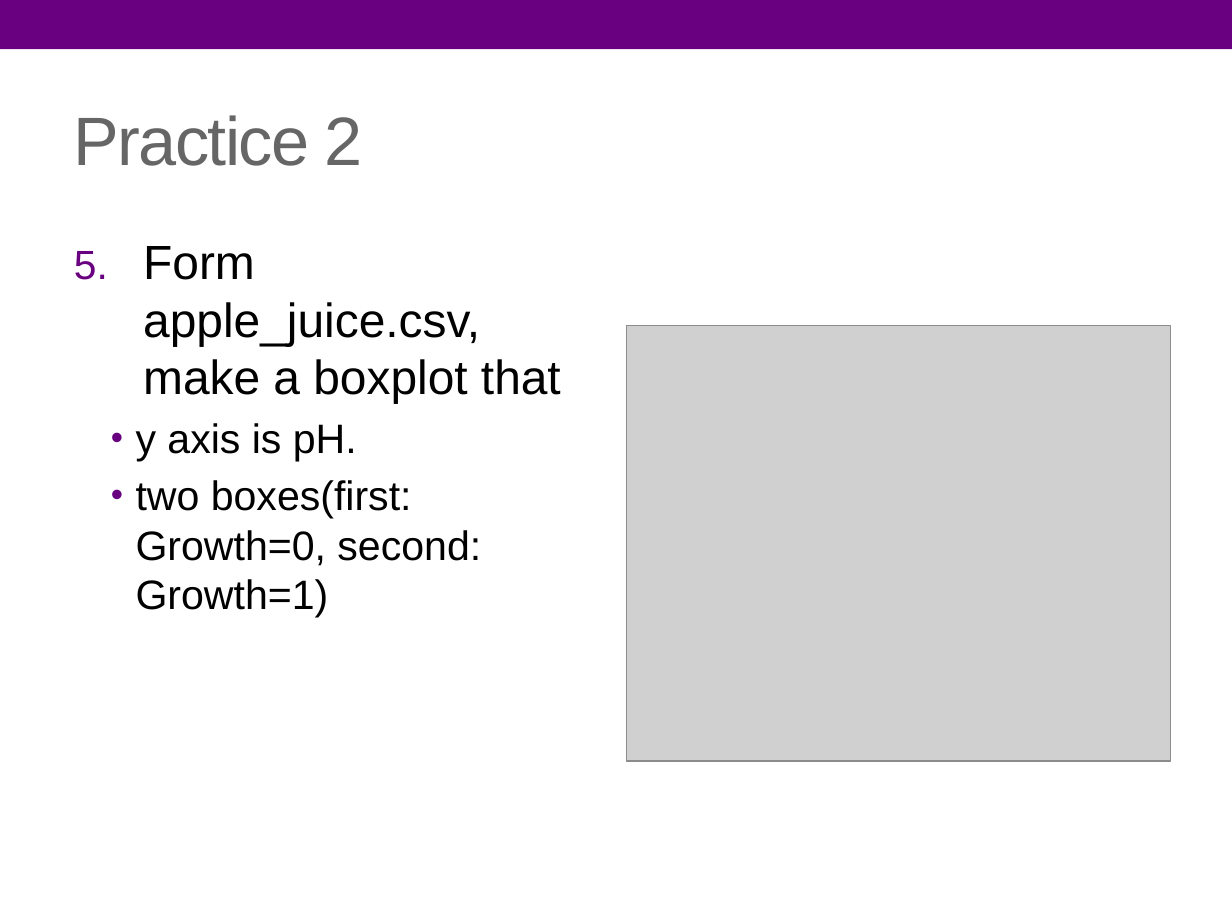
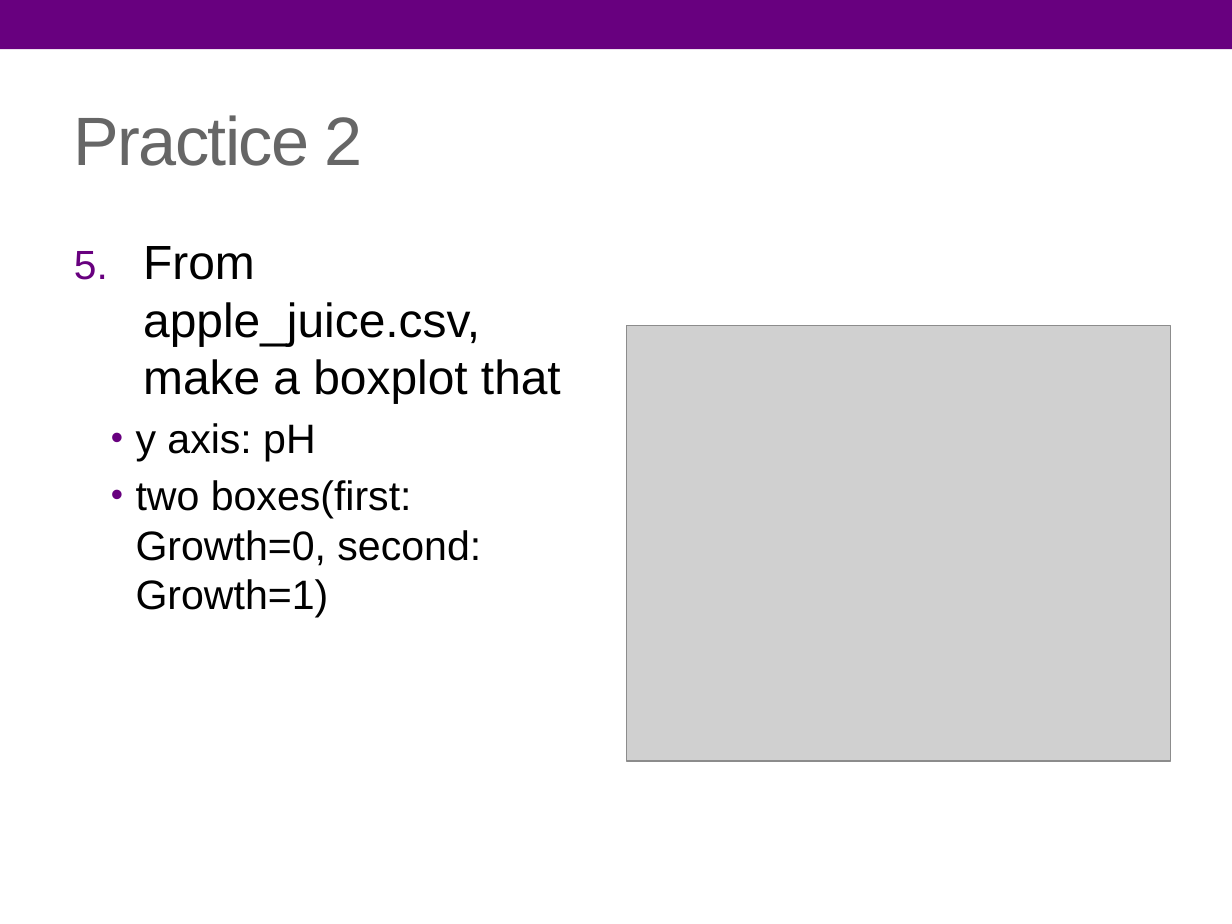
Before and after one commit to arity-r/pRactice, a slide deck: slide 11 of pRactice.pptx. Drawn at 1232x924 pixels with LibreOffice and Linux fonts; fonts in the diff are those of the drawing; grey boxes stand for pictures. Boxes give left, top, right and bottom in pixels: in the first picture for what was removed or moved away, otherwise in the second. Text is boxed around its words. In the diff, an @@ line names an element or a change of style, - is before the commit and + after.

Commit message:
fixed typo

```diff
--- a/pRactice.pptx
+++ b/pRactice.pptx
@@ text at box(136, 246, 561, 461): text changed @@
-5. Form apple_juice.csv, make a boxplot that
-  • y axis is pH.
+5. From apple_juice.csv, make a boxplot that
+  • y axis: pH
```
Also in this commit, not shown: 2 other slides changed.
